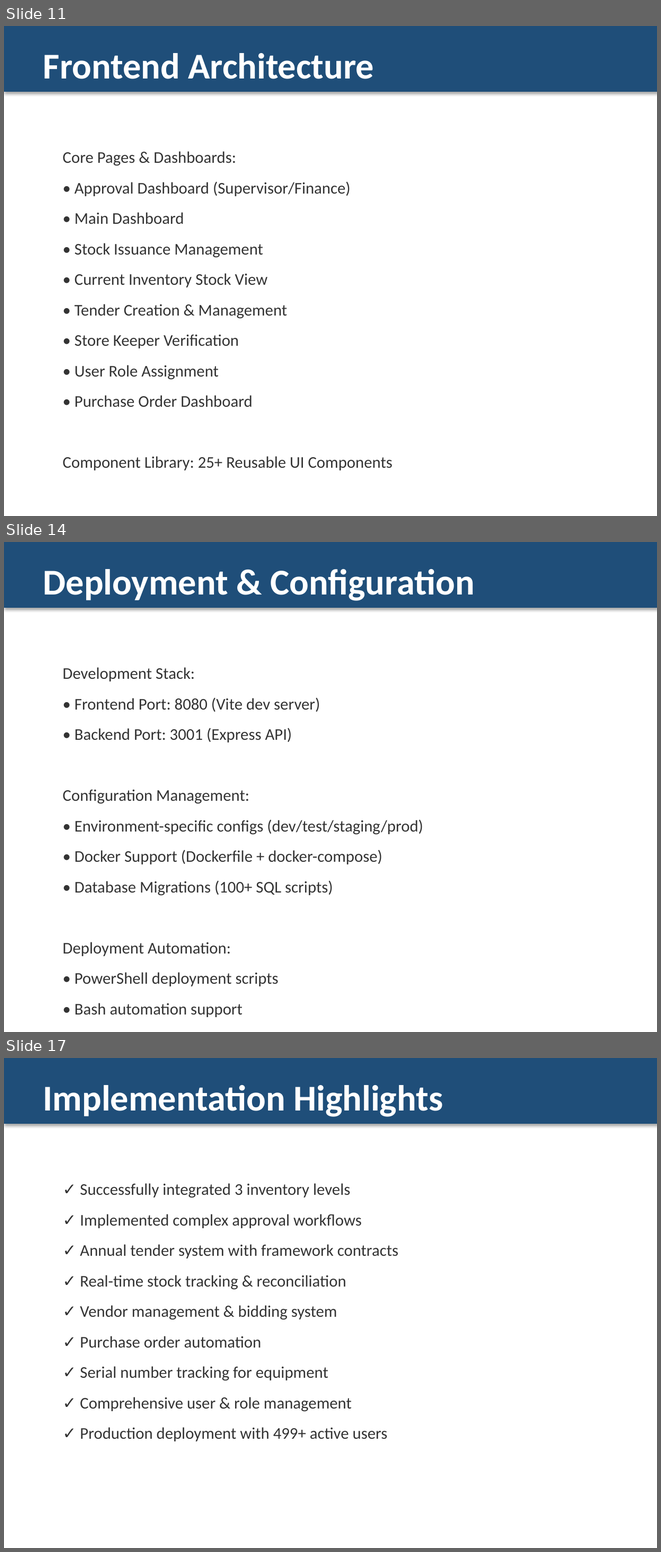
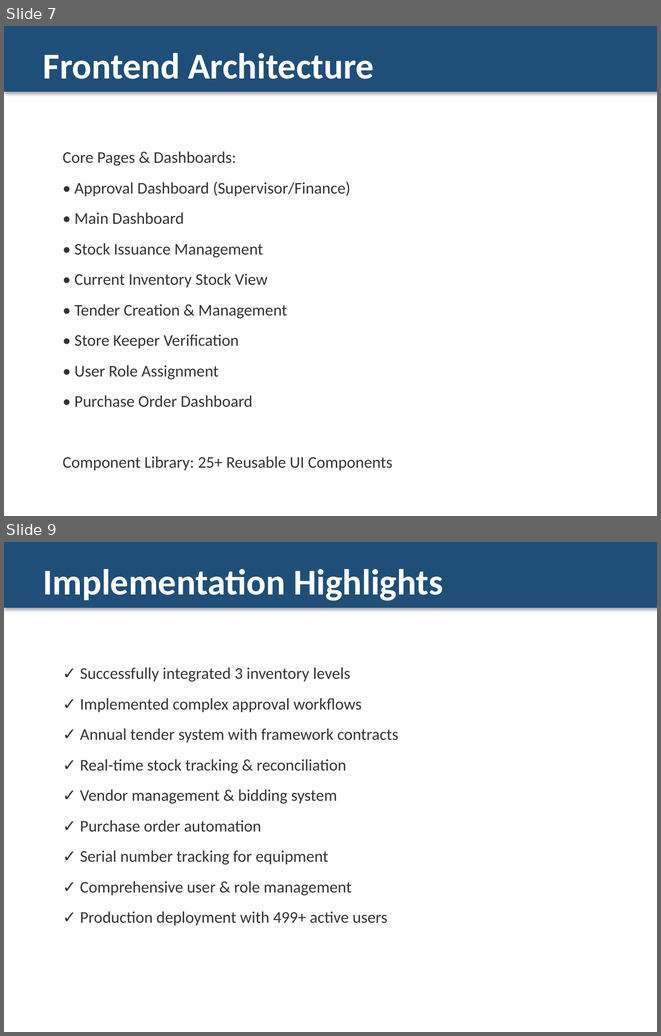
Before and after one commit to syedsanaulhaq/ims-v2, a slide deck: IMS_System_Presentation.pptx. Shown one above the other, each under a label of ours: slides 11, 14 and 17 before the commit, slides 7 and 9 after it; the slides between them are not shown. The pictures are 661x1552 and 661x1036 pixels, drawn with LibreOffice and Linux fonts; fonts in the diff are those of the drawing. Boxes give left, top, right and bottom in pixels: in the first picture for what was removed or moved away, otherwise in the second. Text is boxed around its words. In the diff, an @@ line names an element or a change of style, - is before the commit and + after.

Commit message:
Update presentation diagrams, SQL scripts, and add documentation files

```diff
--- a/IMS_System_Presentation.pptx
+++ b/IMS_System_Presentation.pptx
@@ slide 14 removed at box(4, 542, 657, 1032), background #FFFFFF @@
@@ rectangle removed at box(4, 542, 657, 607) @@
@@ text removed at box(43, 569, 475, 601) @@
-Deployment & Configuration
@@ text removed at box(63, 667, 423, 986) @@
-Development Stack:
-• Frontend Port: 8080 (Vite dev server)
-• Backend Port: 3001 (Express API)
-Configuration Management:
-• Environment-specific configs (dev/test/staging/prod)
-• Docker Support (Dockerfile + docker-compose)
-• Database Migrations (100+ SQL scripts)
-Deployment Automation:
-• PowerShell deployment scripts
-• Bash automation support
@@ what was slide 11 is now slide 7 @@
@@ what was slide 17 is now slide 9 @@
```
Also in this commit, not shown: 1 slide changed, 7 other slides removed, 15 other files.
